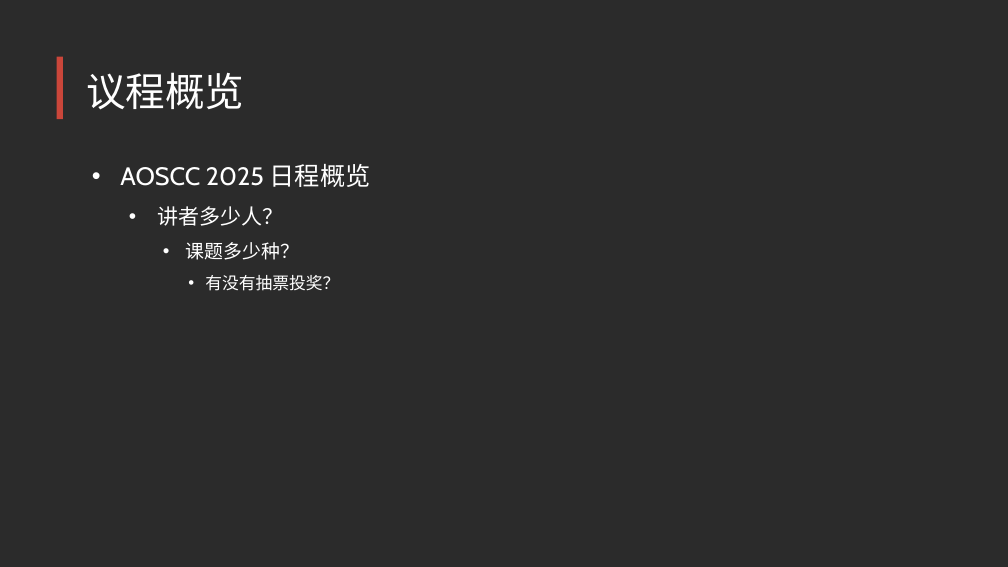
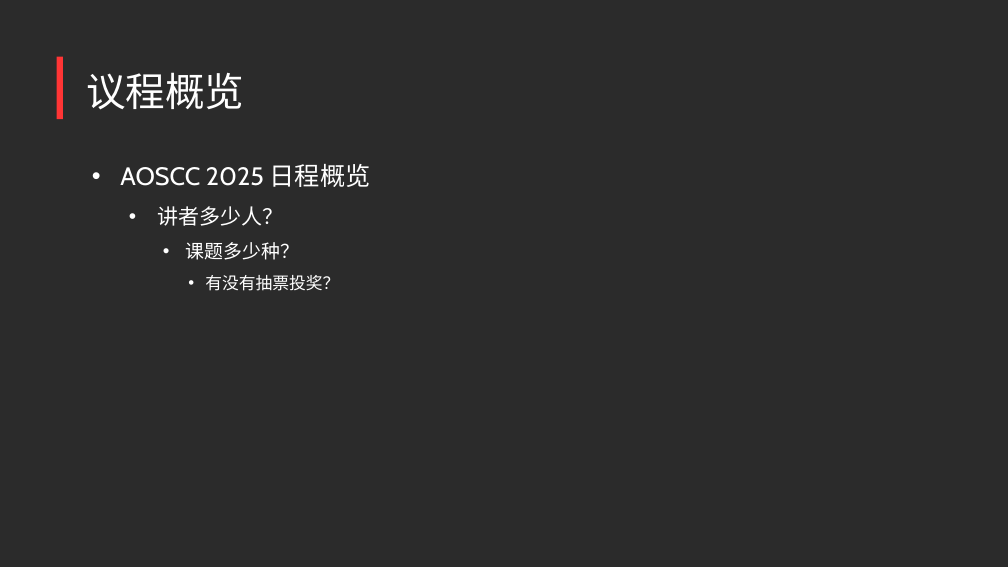
Before and after one commit to AOSC-Dev/aoscc, a slide deck: slide 2 of 2025/templates/aoscc-2025-template-v1.pptx. Drawn at 1008x567 pixels with LibreOffice and Linux fonts; fonts in the diff are those of the drawing; background and template pictures are left out; a plain dark background stands for a picture behind light text. Boxes give left, top, right and bottom in pixels: in the first picture for what was removed or moved away, otherwise in the second. Text is boxed around its words. In the diff, an @@ line names an element or a change of style, - is before the commit and + after.

Commit message:
fix(2025/tempate): update color of the accent bar

```diff
--- a/2025/templates/aoscc-2025-template-v1.pptx
+++ b/2025/templates/aoscc-2025-template-v1.pptx
@@ rectangle at (57, 57, 63, 119): fill #CA463A to #FF3535 @@
```
